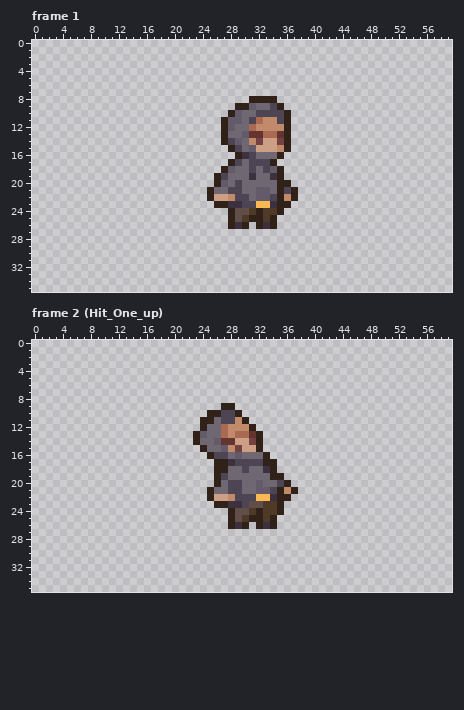
One commit to this pixel-art file: resources/art/raw/gangster_enemy.aseprite. Above, as it was before the edit.
60x36 pixels, 25 frames. Colours within 5 levels of each other are drawn and written as one. Shown: frame 1, frame 2 (Hit_One_up). The commit also changed other frames, which this record leaves out.
The same view after the edit:
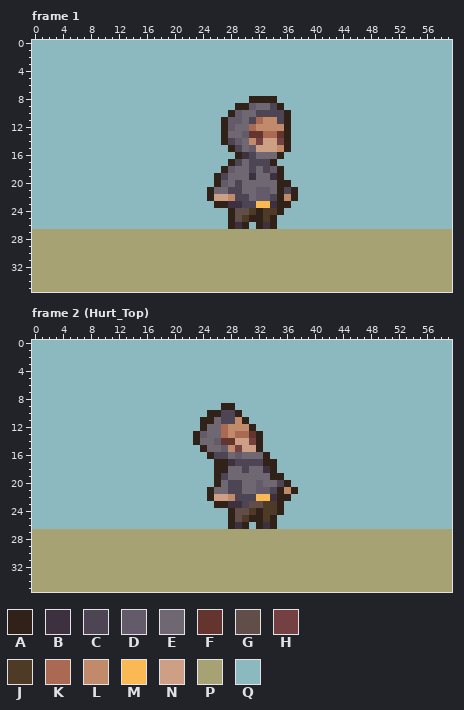
Palette (. is transparent): A #302119  B #3d313f  C #4d4554  D #645b6a  E #6f6771  F #64342e  G #614e48  H #754042  J #4f3a27  K #aa6953  L #c18a6a  M #fbb954  N #cda086  P #a7a273  Q #8cb8bf
What changed:
layer "Layer 2" now shown
Changed rows in their new state; - is an unchanged pixel.
Frame 1, layer "Layer 2":
first column x 0:
 0 QQQQQQQQQQQQQQQQQQQQQQQQQQQQQQQQQQQQQQQQQQQQQQQQQQQQQQQQQQQQ
 1 QQQQQQQQQQQQQQQQQQQQQQQQQQQQQQQQQQQQQQQQQQQQQQQQQQQQQQQQQQQQ
 2 QQQQQQQQQQQQQQQQQQQQQQQQQQQQQQQQQQQQQQQQQQQQQQQQQQQQQQQQQQQQ
 3 QQQQQQQQQQQQQQQQQQQQQQQQQQQQQQQQQQQQQQQQQQQQQQQQQQQQQQQQQQQQ
 4 QQQQQQQQQQQQQQQQQQQQQQQQQQQQQQQQQQQQQQQQQQQQQQQQQQQQQQQQQQQQ
 5 QQQQQQQQQQQQQQQQQQQQQQQQQQQQQQQQQQQQQQQQQQQQQQQQQQQQQQQQQQQQ
 6 QQQQQQQQQQQQQQQQQQQQQQQQQQQQQQQQQQQQQQQQQQQQQQQQQQQQQQQQQQQQ
 7 QQQQQQQQQQQQQQQQQQQQQQQQQQQQQQQQQQQQQQQQQQQQQQQQQQQQQQQQQQQQ
 8 QQQQQQQQQQQQQQQQQQQQQQQQQQQQQQQ----QQQQQQQQQQQQQQQQQQQQQQQQQ
 9 QQQQQQQQQQQQQQQQQQQQQQQQQQQQQ-------QQQQQQQQQQQQQQQQQQQQQQQQ
10 QQQQQQQQQQQQQQQQQQQQQQQQQQQQ---------QQQQQQQQQQQQQQQQQQQQQQQ
11 QQQQQQQQQQQQQQQQQQQQQQQQQQQ----------QQQQQQQQQQQQQQQQQQQQQQQ
12 QQQQQQQQQQQQQQQQQQQQQQQQQQQ----------QQQQQQQQQQQQQQQQQQQQQQQ
13 QQQQQQQQQQQQQQQQQQQQQQQQQQQ----------QQQQQQQQQQQQQQQQQQQQQQQ
14 QQQQQQQQQQQQQQQQQQQQQQQQQQQ----------QQQQQQQQQQQQQQQQQQQQQQQ
15 QQQQQQQQQQQQQQQQQQQQQQQQQQQQ---------QQQQQQQQQQQQQQQQQQQQQQQ
16 QQQQQQQQQQQQQQQQQQQQQQQQQQQQQ-------QQQQQQQQQQQQQQQQQQQQQQQQ
17 QQQQQQQQQQQQQQQQQQQQQQQQQQQQ-------QQQQQQQQQQQQQQQQQQQQQQQQQ
18 QQQQQQQQQQQQQQQQQQQQQQQQQQQ---------QQQQQQQQQQQQQQQQQQQQQQQQ
19 QQQQQQQQQQQQQQQQQQQQQQQQQQ----------QQQQQQQQQQQQQQQQQQQQQQQQ
20 QQQQQQQQQQQQQQQQQQQQQQQQQQ-----------QQQQQQQQQQQQQQQQQQQQQQQ
21 QQQQQQQQQQQQQQQQQQQQQQQQQ-------------QQQQQQQQQQQQQQQQQQQQQQ
22 QQQQQQQQQQQQQQQQQQQQQQQQQ-------------QQQQQQQQQQQQQQQQQQQQQQ
23 QQQQQQQQQQQQQQQQQQQQQQQQQQ-----------QQQQQQQQQQQQQQQQQQQQQQQ
24 QQQQQQQQQQQQQQQQQQQQQQQQQQQQ--------QQQQQQQQQQQQQQQQQQQQQQQQ
25 QQQQQQQQQQQQQQQQQQQQQQQQQQQQ-------QQQQQQQQQQQQQQQQQQQQQQQQQ
26 QQQQQQQQQQQQQQQQQQQQQQQQQQQQ---Q---QQQQQQQQQQQQQQQQQQQQQQQQQ
27 PPPPPPPPPPPPPPPPPPPPPPPPPPPPPPPPPPPPPPPPPPPPPPPPPPPPPPPPPPPP
28 PPPPPPPPPPPPPPPPPPPPPPPPPPPPPPPPPPPPPPPPPPPPPPPPPPPPPPPPPPPP
29 PPPPPPPPPPPPPPPPPPPPPPPPPPPPPPPPPPPPPPPPPPPPPPPPPPPPPPPPPPPP
30 PPPPPPPPPPPPPPPPPPPPPPPPPPPPPPPPPPPPPPPPPPPPPPPPPPPPPPPPPPPP
31 PPPPPPPPPPPPPPPPPPPPPPPPPPPPPPPPPPPPPPPPPPPPPPPPPPPPPPPPPPPP
32 PPPPPPPPPPPPPPPPPPPPPPPPPPPPPPPPPPPPPPPPPPPPPPPPPPPPPPPPPPPP
33 PPPPPPPPPPPPPPPPPPPPPPPPPPPPPPPPPPPPPPPPPPPPPPPPPPPPPPPPPPPP
34 PPPPPPPPPPPPPPPPPPPPPPPPPPPPPPPPPPPPPPPPPPPPPPPPPPPPPPPPPPPP
35 PPPPPPPPPPPPPPPPPPPPPPPPPPPPPPPPPPPPPPPPPPPPPPPPPPPPPPPPPPPP
Frame 2 (Hurt_Top), layer "Layer 2":
first column x 0:
 0 QQQQQQQQQQQQQQQQQQQQQQQQQQQQQQQQQQQQQQQQQQQQQQQQQQQQQQQQQQQQ
 1 QQQQQQQQQQQQQQQQQQQQQQQQQQQQQQQQQQQQQQQQQQQQQQQQQQQQQQQQQQQQ
 2 QQQQQQQQQQQQQQQQQQQQQQQQQQQQQQQQQQQQQQQQQQQQQQQQQQQQQQQQQQQQ
 3 QQQQQQQQQQQQQQQQQQQQQQQQQQQQQQQQQQQQQQQQQQQQQQQQQQQQQQQQQQQQ
 4 QQQQQQQQQQQQQQQQQQQQQQQQQQQQQQQQQQQQQQQQQQQQQQQQQQQQQQQQQQQQ
 5 QQQQQQQQQQQQQQQQQQQQQQQQQQQQQQQQQQQQQQQQQQQQQQQQQQQQQQQQQQQQ
 6 QQQQQQQQQQQQQQQQQQQQQQQQQQQQQQQQQQQQQQQQQQQQQQQQQQQQQQQQQQQQ
 7 QQQQQQQQQQQQQQQQQQQQQQQQQQQQQQQQQQQQQQQQQQQQQQQQQQQQQQQQQQQQ
 8 QQQQQQQQQQQQQQQQQQQQQQQQQQQQQQQQQQQQQQQQQQQQQQQQQQQQQQQQQQQQ
 9 QQQQQQQQQQQQQQQQQQQQQQQQQQQ--QQQQQQQQQQQQQQQQQQQQQQQQQQQQQQQ
10 QQQQQQQQQQQQQQQQQQQQQQQQQ-----QQQQQQQQQQQQQQQQQQQQQQQQQQQQQQ
11 QQQQQQQQQQQQQQQQQQQQQQQQ-------QQQQQQQQQQQQQQQQQQQQQQQQQQQQQ
12 QQQQQQQQQQQQQQQQQQQQQQQQ--------QQQQQQQQQQQQQQQQQQQQQQQQQQQQ
13 QQQQQQQQQQQQQQQQQQQQQQQ----------QQQQQQQQQQQQQQQQQQQQQQQQQQQ
14 QQQQQQQQQQQQQQQQQQQQQQQ----------QQQQQQQQQQQQQQQQQQQQQQQQQQQ
15 QQQQQQQQQQQQQQQQQQQQQQQQ---------QQQQQQQQQQQQQQQQQQQQQQQQQQQ
16 QQQQQQQQQQQQQQQQQQQQQQQQQ---------QQQQQQQQQQQQQQQQQQQQQQQQQQ
17 QQQQQQQQQQQQQQQQQQQQQQQQQQ---------QQQQQQQQQQQQQQQQQQQQQQQQQ
18 QQQQQQQQQQQQQQQQQQQQQQQQQQ---------QQQQQQQQQQQQQQQQQQQQQQQQQ
19 QQQQQQQQQQQQQQQQQQQQQQQQQQ----------QQQQQQQQQQQQQQQQQQQQQQQQ
20 QQQQQQQQQQQQQQQQQQQQQQQQQQ-----------QQQQQQQQQQQQQQQQQQQQQQQ
21 QQQQQQQQQQQQQQQQQQQQQQQQQ-------------QQQQQQQQQQQQQQQQQQQQQQ
22 QQQQQQQQQQQQQQQQQQQQQQQQQ------------QQQQQQQQQQQQQQQQQQQQQQQ
23 QQQQQQQQQQQQQQQQQQQQQQQQQQ----------QQQQQQQQQQQQQQQQQQQQQQQQ
24 QQQQQQQQQQQQQQQQQQQQQQQQQQQQ--------QQQQQQQQQQQQQQQQQQQQQQQQ
25 QQQQQQQQQQQQQQQQQQQQQQQQQQQQ-------QQQQQQQQQQQQQQQQQQQQQQQQQ
26 QQQQQQQQQQQQQQQQQQQQQQQQQQQQ---Q---QQQQQQQQQQQQQQQQQQQQQQQQQ
27 PPPPPPPPPPPPPPPPPPPPPPPPPPPPPPPPPPPPPPPPPPPPPPPPPPPPPPPPPPPP
28 PPPPPPPPPPPPPPPPPPPPPPPPPPPPPPPPPPPPPPPPPPPPPPPPPPPPPPPPPPPP
29 PPPPPPPPPPPPPPPPPPPPPPPPPPPPPPPPPPPPPPPPPPPPPPPPPPPPPPPPPPPP
30 PPPPPPPPPPPPPPPPPPPPPPPPPPPPPPPPPPPPPPPPPPPPPPPPPPPPPPPPPPPP
31 PPPPPPPPPPPPPPPPPPPPPPPPPPPPPPPPPPPPPPPPPPPPPPPPPPPPPPPPPPPP
32 PPPPPPPPPPPPPPPPPPPPPPPPPPPPPPPPPPPPPPPPPPPPPPPPPPPPPPPPPPPP
33 PPPPPPPPPPPPPPPPPPPPPPPPPPPPPPPPPPPPPPPPPPPPPPPPPPPPPPPPPPPP
34 PPPPPPPPPPPPPPPPPPPPPPPPPPPPPPPPPPPPPPPPPPPPPPPPPPPPPPPPPPPP
35 PPPPPPPPPPPPPPPPPPPPPPPPPPPPPPPPPPPPPPPPPPPPPPPPPPPPPPPPPPPP
